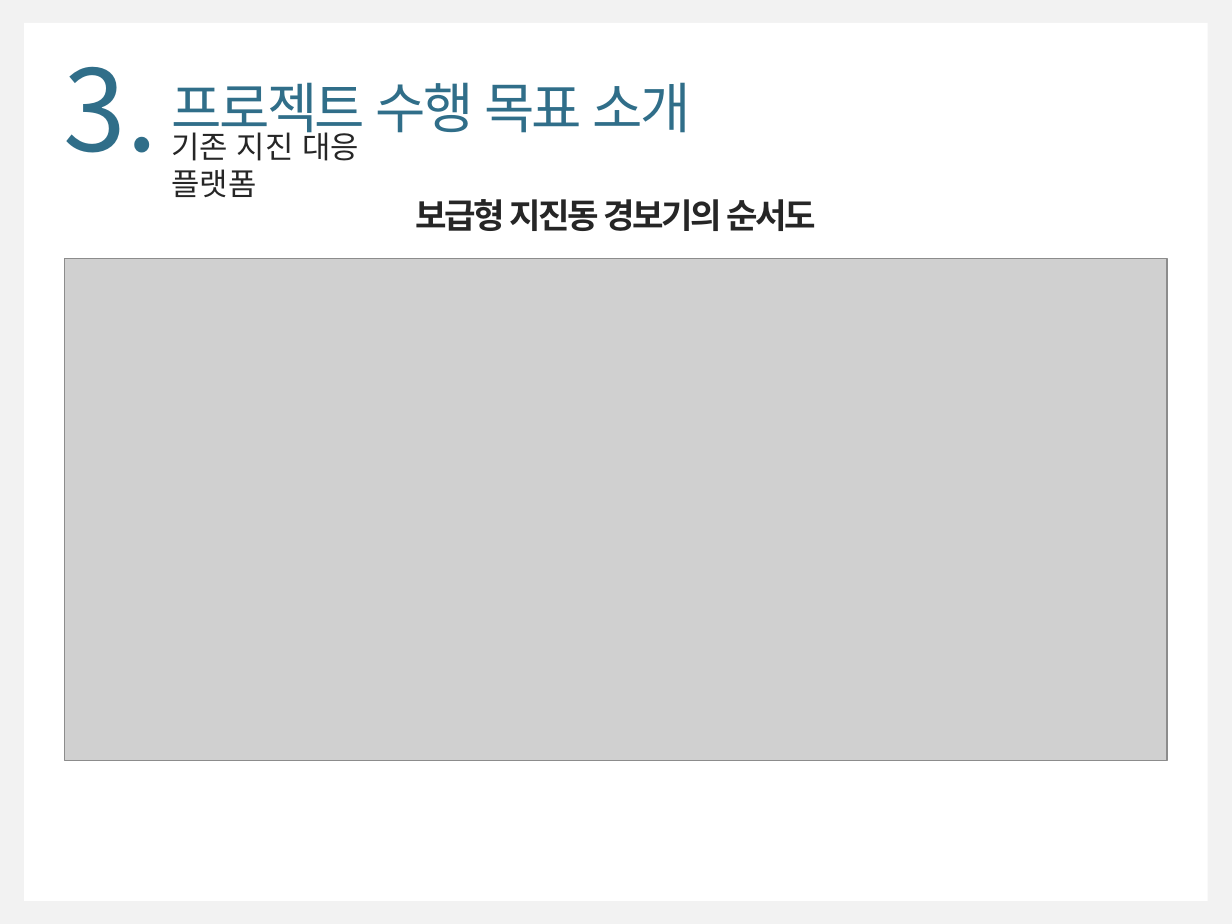
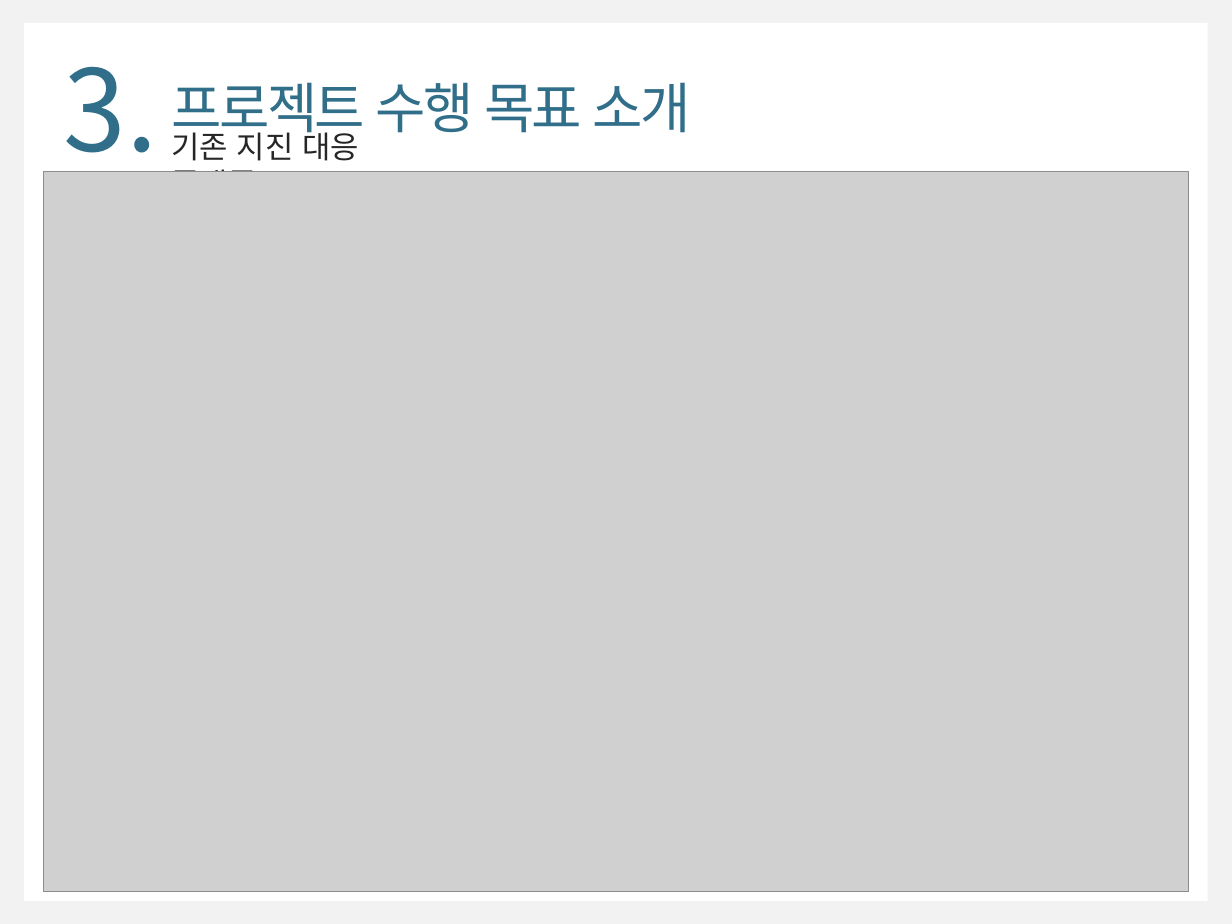
Before and after one commit to WongyuLee/KNU_SoftwareEngineering_2Team, a slide deck: slide 6 of SoftwareEngineering_2Team.pptx. Drawn at 1232x924 pixels with LibreOffice and Linux fonts; fonts in the diff are those of the drawing; grey boxes stand for pictures. Boxes give left, top, right and bottom in pixels: in the first picture for what was removed or moved away, otherwise in the second. Text is boxed around its words. In the diff, an @@ line names an element or a change of style, - is before the commit and + after.

```diff
--- a/SoftwareEngineering_2Team.pptx
+++ b/SoftwareEngineering_2Team.pptx
@@ picture: place and size @@
-picture at <box>65,259,1168,761</box>
+picture at <box>43,171,1188,891</box>
@@ text removed at <box>416,199,817,231</box> @@
-보급형 지진동 경보기의 순서도
```
Also in this commit, not shown: 11 other slides changed, 2 slides added.
